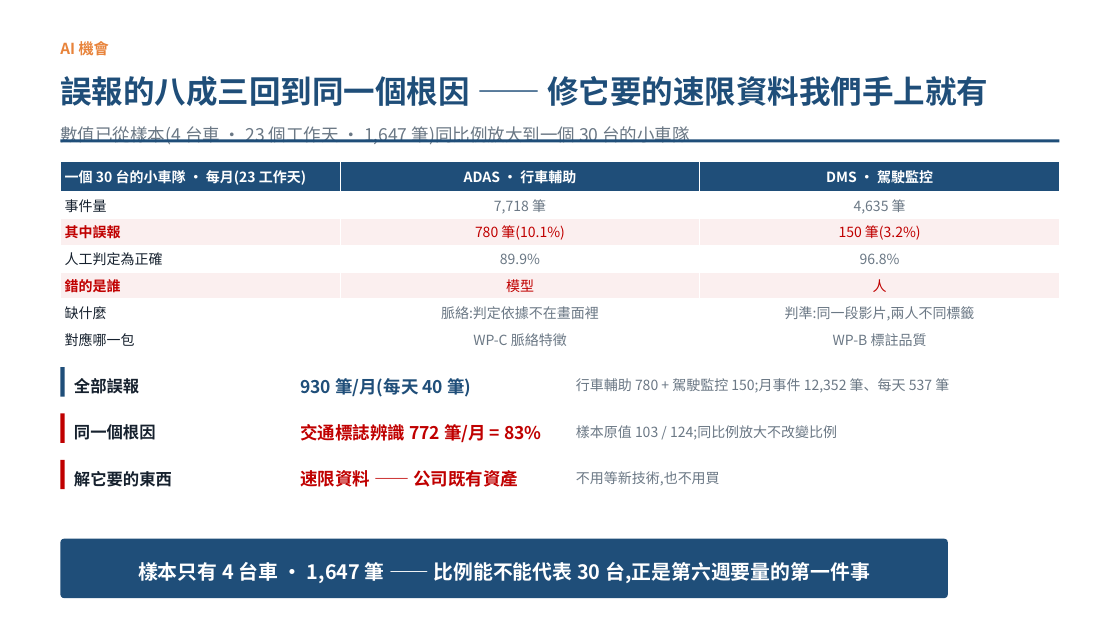
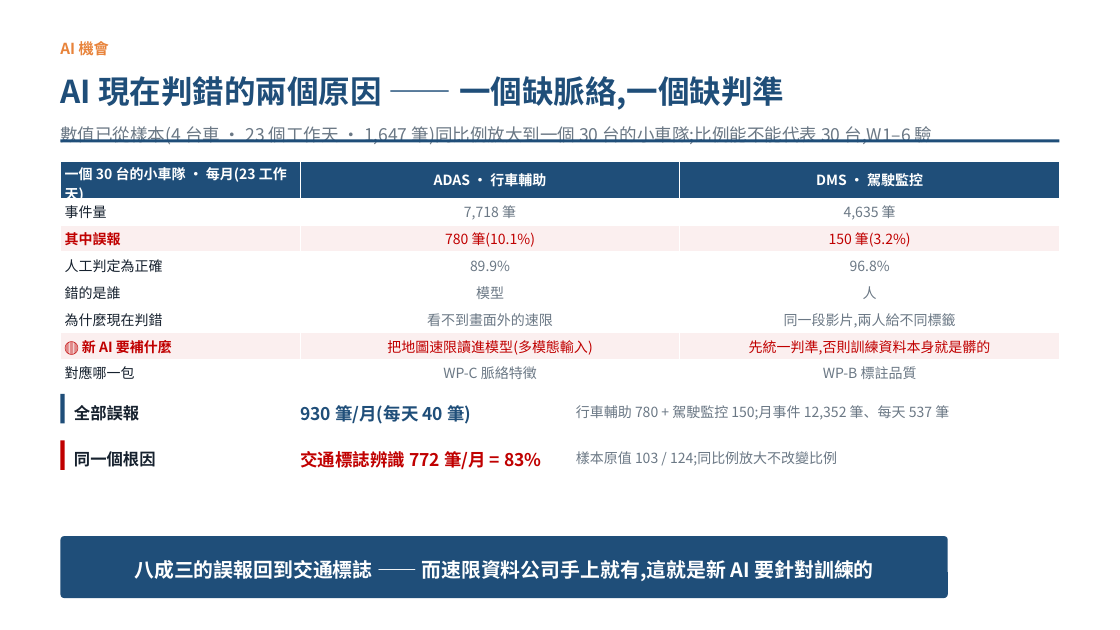
Before and after one commit to pokai-huang0828/UTS_workspace, a slide deck: slide 4 of Artificial Intelligence for Enterprises/Assessment3/Huang_26254793_421104_Assessment 3.pptx. Drawn at 1120x630 pixels with LibreOffice and Linux fonts; fonts in the diff are those of the drawing. Boxes give left, top, right and bottom in pixels: in the first picture for what was removed or moved away, otherwise in the second. Text is boxed around its words. In the diff, an @@ line names an element or a change of style, - is before the commit and + after.

```diff
--- a/Artificial Intelligence for Enterprises/Assessment3/Huang_26254793_421104_Assessment 3.pptx
+++ b/Artificial Intelligence for Enterprises/Assessment3/Huang_26254793_421104_Assessment 3.pptx
@@ text at [60,76,784,110]: text changed @@
-誤報的八成三回到同一個根因 —— 修它要的速限資料我們手上就有
+AI 現在判錯的兩個原因 —— 一個缺脈絡,一個缺判準
@@ text at [60,124,932,147]: text changed @@
-數值已從樣本(4 台車 · 23 個工作天 · 1,647 筆)同比例放大到一個 30 台的小車隊
+數值已從樣本(4 台車 · 23 個工作天 · 1,647 筆)同比例放大到一個 30 台的小車隊;比例能不能代表 30 台,W1–6 驗
@@ table at [60,161,1060,383] @@
-row 6: 缺什麼 | 脈絡:判定依據不在畫面裡 | 判準:同一段影片,兩人不同標籤
+row 6: 為什麼現在判錯 | 看不到畫面外的速限 | 同一段影片,兩人給不同標籤
+row 7: 🔴 新 AI 要補什麼 | 把地圖速限讀進模型(多模態輸入) | 先統一判準,否則訓練資料本身就是髒的
@@ 6 texts, 2 rectangles: place and size @@
-6 texts, 2 rectangles at [60,367,949,443]
+6 texts, 2 rectangles at [60,394,949,470]
@@ rectangle removed at [60,460,65,489] @@
@@ text removed at [74,471,172,487] @@
-解它要的東西
@@ text removed at [300,470,518,487] @@
-速限資料 —— 公司既有資產
@@ text removed at [576,471,720,485] @@
-不用等新技術,也不用買
@@ text at [134,560,874,581]: text changed @@
-樣本只有 4 台車 · 1,647 筆 —— 比例能不能代表 30 台,正是第六週要量的第一件事
+八成三的誤報回到交通標誌 —— 而速限資料公司手上就有,這就是新 AI 要針對訓練的
```
Also in this commit, not shown: 4 other files.
